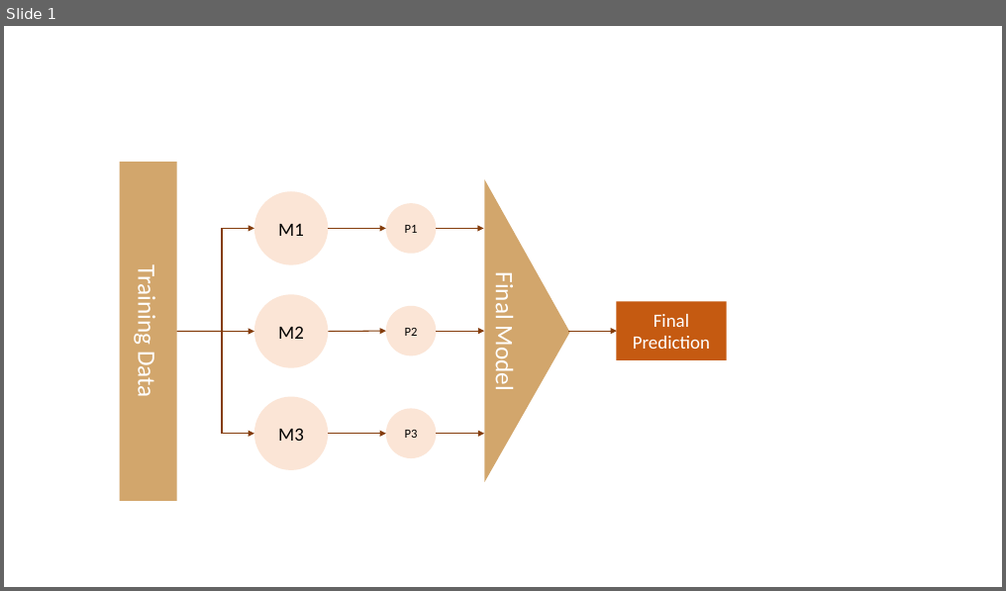
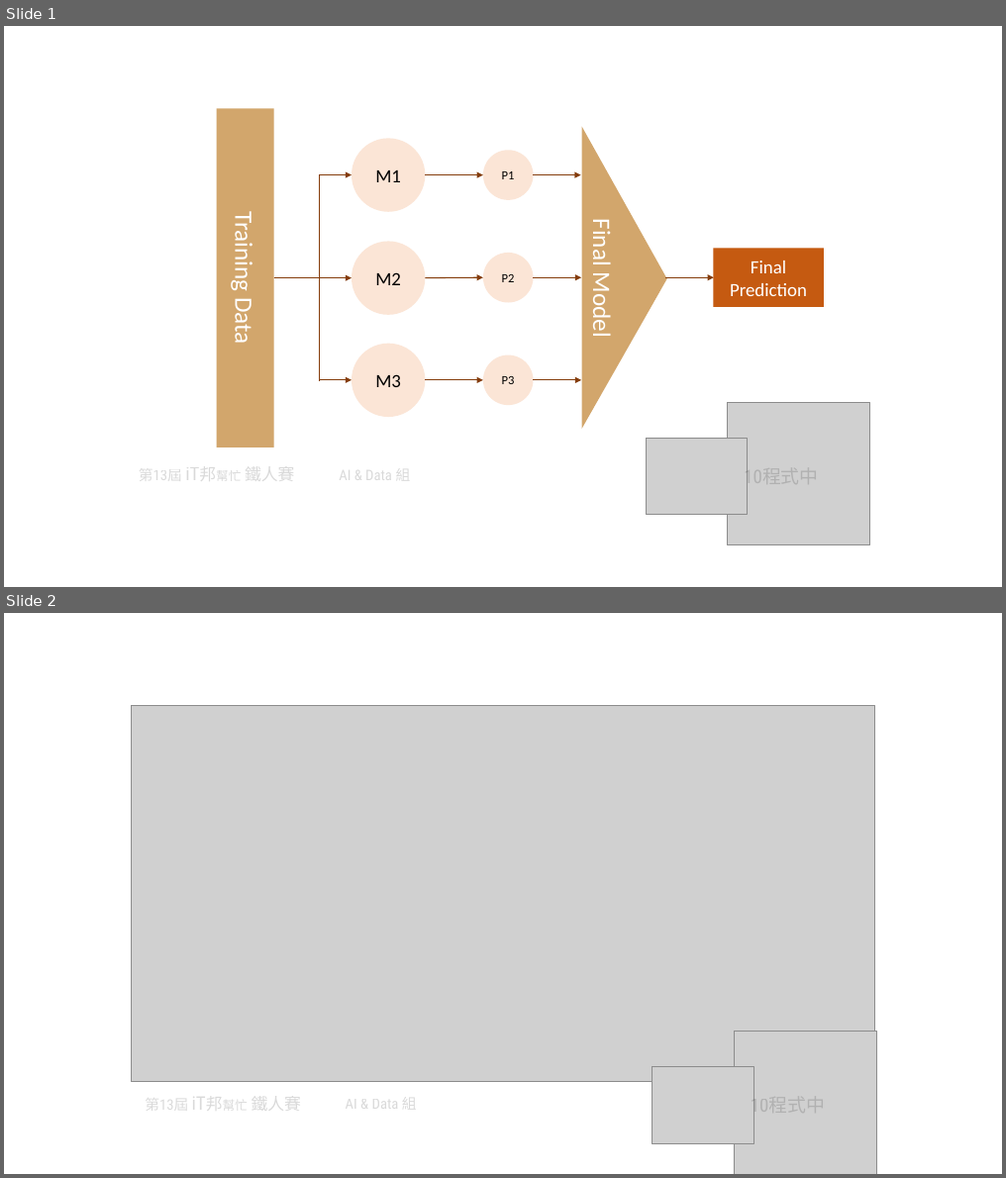
Before and after one commit to andy6804tw/andy6804tw.github.io, a slide deck: _posts/ithome/2021/16.Stacking/16.Stacking.pptx. Shown one above the other, each under a label of ours: slide 1 before the commit, slides 1 and 2 after it. The pictures are 1006x591 and 1006x1178 pixels, drawn with LibreOffice and Linux fonts; fonts in the diff are those of the drawing; grey boxes stand for pictures. Boxes give left, top, right and bottom in pixels: in the first picture for what was removed or moved away, otherwise in the second. Text is boxed around its words. In the diff, an @@ line names an element or a change of style, - is before the commit and + after.

```diff
--- a/_posts/ithome/2021/16.Stacking/16.Stacking.pptx
+++ b/_posts/ithome/2021/16.Stacking/16.Stacking.pptx
@@ slide 2 added at [4,613,1002,1174], background #FFFFFF @@
@@ picture added at [132,706,874,1082] @@
@@ group added at [145,1032,877,1174]: 3 texts, 2 pictures @@
+第13屆 iT邦幫忙 鐵人賽
+AI & Data 組
+10程式中
@@ slide 1 changed as well @@
@@ 8 arrows, 6 ellipses, 2 rectangles, 2 elbow arrows, 1 triangle: place and size @@
-8 arrows, 6 ellipses, 2 rectangles, 2 elbow arrows, 1 triangle at [119,163,727,501]
+8 arrows, 6 ellipses, 2 rectangles, 2 elbow arrows, 1 triangle at [217,109,824,448]
@@ group added at [139,402,870,546]: 3 texts, 2 pictures @@
+第13屆 iT邦幫忙 鐵人賽
+AI & Data 組
+10程式中
```
Also in this commit, not shown: 4 other files.
